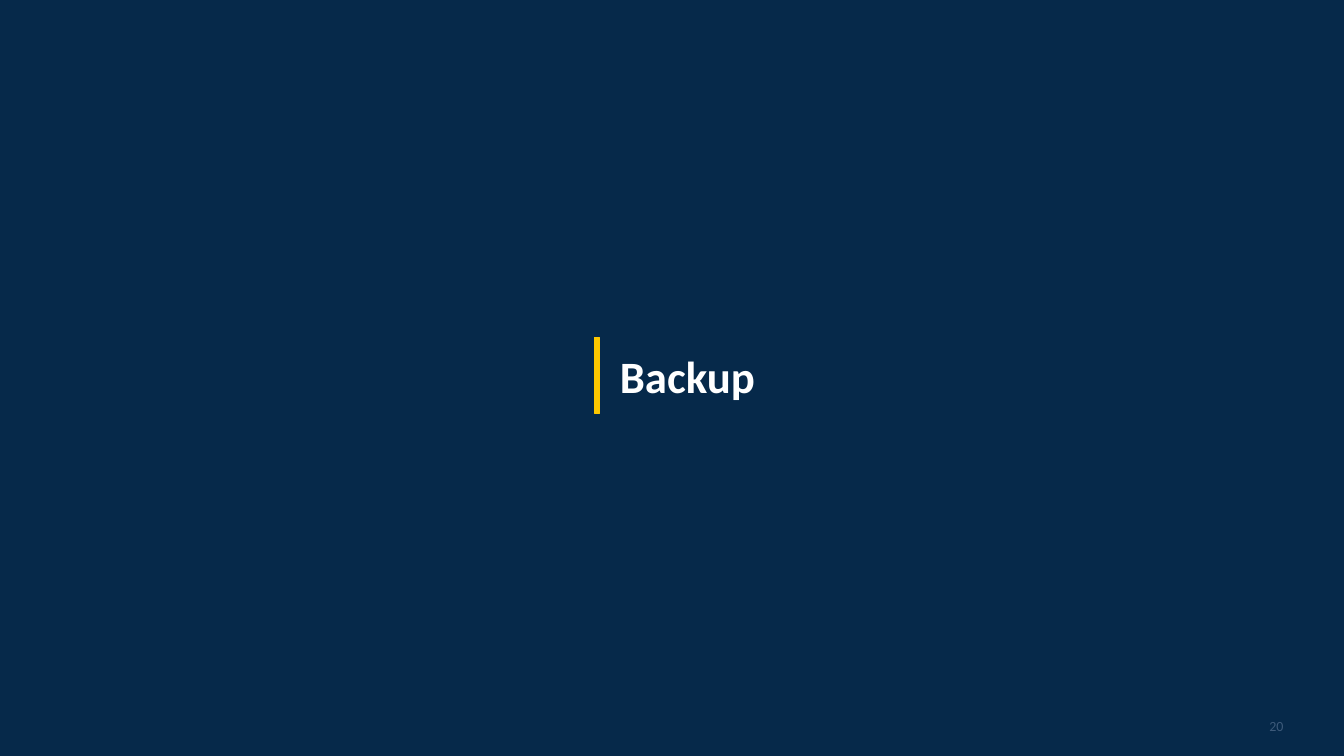
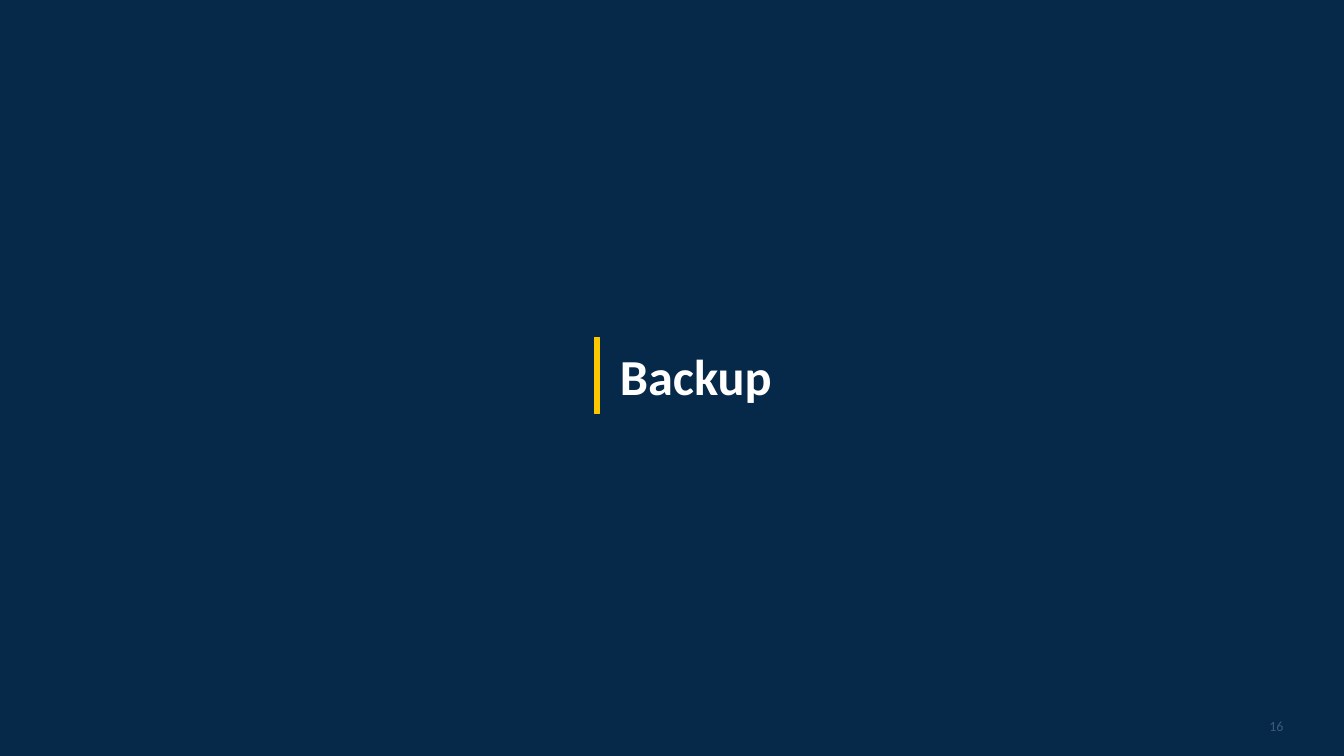
Before and after one commit to parsaeskandar/hprc_2026_poster, a slide deck: slide 16 of talk/HPRC2026_talk.pptx (slide 20 before the commit). Drawn at 1344x756 pixels with LibreOffice and Linux fonts; fonts in the diff are those of the drawing. Boxes give left, top, right and bottom in pixels: in the first picture for what was removed or moved away, otherwise in the second. Text is boxed around its words. In the diff, an @@ line names an element or a change of style, - is before the commit and + after.

```diff
--- a/talk/HPRC2026_talk.pptx
+++ b/talk/HPRC2026_talk.pptx
@@ text "Backup" at box(620, 359, 772, 403): size 32 to 36 pt @@
@@ text at box(1269, 722, 1283, 731): text changed @@
-20
+16
```
Also in this commit, not shown: 12 other slides changed, 5 slides added, 11 slides removed, 4 other files.
